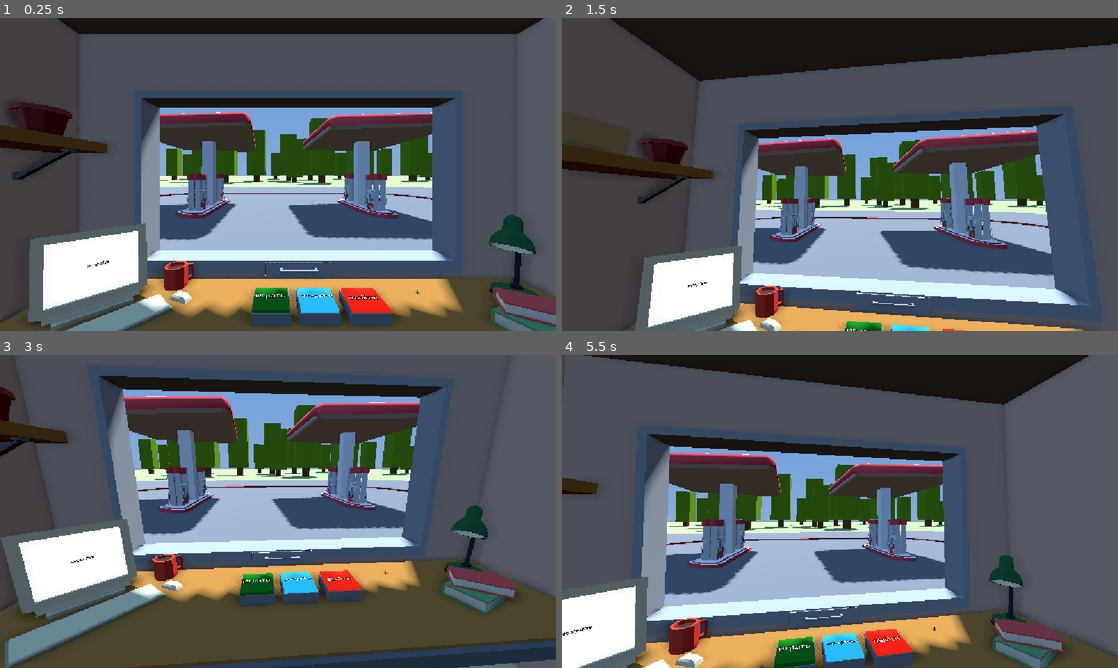
Above: before the commit, frames 1-4 (two rows, left to right).
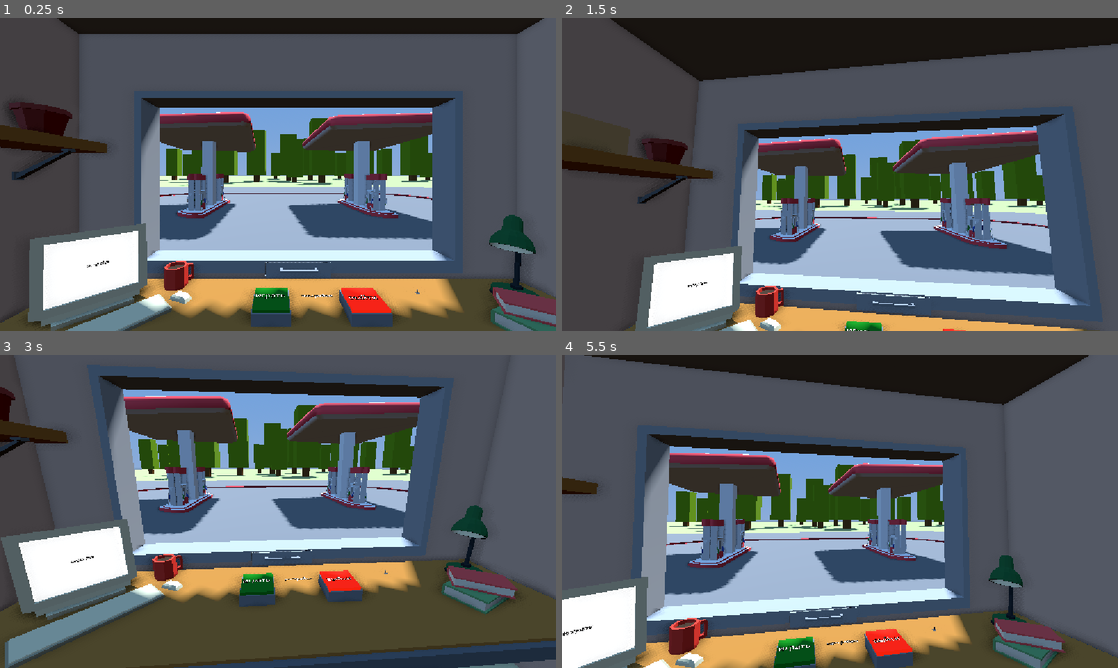
Above: after the commit, the same moments.

Repository: RolicsVin/AZS
Game: Godot game, scene res://scenes/menu.tscn
Two runs of this game, one before a commit and one after it. Both use one fixed random seed, a clock stepped at 60 frames per second and the inputs below.
Inputs (mouse positions are in pixels of both pictures, inside the frame that each line leads up to):
- Up to frame 1 (0.25 s): no input
- Up to frame 2 (1.5 s): tap Enter (ui_accept) at 0.5, 0.77 s; move the mouse to (962, 158) at 0.52 s; hold Right (ui_right) 0.53-1.28 s; click (962, 158) at 0.6 s; move the mouse to (728, 190) at 1.27 s; hold Down (ui_down) from 1.28 s (still down); click (728, 190) at 1.35 s
- Up to frame 3 (3 s): tap Enter (ui_accept) at 1.52 s; move the mouse to (333, 442) at 2.02 s; release Down (ui_down) at 2.03 s; hold Right (ui_right) 2.03-2.78 s; click (333, 442) at 2.1 s; move the mouse to (250, 574) at 2.77 s; hold Up (ui_up) from 2.78 s (still down); click (250, 574) at 2.85 s
- Up to frame 4 (5.5 s): tap Enter (ui_accept) at 3.02, 3.77, 4.52 s; move the mouse to (1006, 558) at 3.52 s; release Up (ui_up) at 3.53 s; hold Left (ui_left) 3.53-5.03 s; click (1006, 558) at 3.6 s; move the mouse to (673, 464) at 4.27 s; click (673, 464) at 4.35 s; move the mouse to (867, 511) at 5.02 s; hold Down (ui_down) from 5.03 s (still down); click (867, 511) at 5.1 s

The runs differ from the first frame. In frame 1, 1.0% of the frame differs, in the area x 52-62%, y 86-99%; in frame 2, 0.1%; in frame 3, 0.7%; in frame 4, 0.9%.

Commit message:
Make Play2 a click-only settings area

Diff:
--- a/scenes/menu.tscn
+++ b/scenes/menu.tscn
@@ -31,6 +31,7 @@
 [ext_resource type="ArrayMesh" uid="uid://bm7a2fwvpu1ml" path="res://assets/models/azs/Cube_102.res" id="29_al2sc"]
 [ext_resource type="ArrayMesh" uid="uid://dy5t6o4ol0qy6" path="res://assets/models/azs/Cube_099.res" id="30_ygt0d"]
 [ext_resource type="Script" uid="uid://sod803kv4dsw" path="res://scenes/camera_3d.gd" id="31_a04p5"]
+[ext_resource type="Script" path="res://scenes/play2.gd" id="32_play2"]
 
 [sub_resource type="BoxShape3D" id="BoxShape3D_mhnvy"]
 size = Vector3(0.39093018, 0.10107422, 0.38110352)
@@ -137,8 +138,7 @@
 
 [node name="Play2" type="Area3D" parent="Buttons" unique_id=2103994248]
 transform = Transform3D(1, 0, 0, 0, 1, 0, 0, 0, 1, 0.28959584, 1.2177023, -0.5023145)
-script = ExtResource("2_mhnvy")
-metadata/_custom_type_script = "uid://bgmdgnweoav8o"
+script = ExtResource("32_play2")
 
 [node name="Label3D2" type="Label3D" parent="Buttons/Play2" unique_id=1068359963]
 transform = Transform3D(-9.8550075e-09, 0.22545618, 4.3711385e-08, -0.2254563, -9.855002e-09, -4.3711385e-08, -9.8550075e-09, -9.855002e-09, 0.99999994, -0.0058214366, -0.013288736, 0.078398466)
@@ -148,16 +148,6 @@
 [node name="CollisionShape3D" type="CollisionShape3D" parent="Buttons/Play2" unique_id=1840560941]
 transform = Transform3D(1, 0, 0, 0, -4.371139e-08, -1, 0, 1, -4.371139e-08, 0, -0.009124041, 0.009124041)
 shape = SubResource("BoxShape3D_mhnvy")
-
-[node name="MeshInstance3D" type="MeshInstance3D" parent="Buttons/Play2" unique_id=1560053598]
-transform = Transform3D(1, 0, 0, 0, -4.371139e-08, -1, 0, 1, -4.371139e-08, 0, -0.009124041, 0.009124041)
-mesh = SubResource("BoxMesh_4ytvr")
-surface_material_override/0 = SubResource("StandardMaterial3D_mhnvy")
-
-[node name="MeshInstance3D2" type="MeshInstance3D" parent="Buttons/Play2" unique_id=1506516963]
-transform = Transform3D(1.06, 0, 0, 0, -4.633407e-08, -1.06, 0, 1.06, -4.633407e-08, 0, -0.009124041, -0.01824832)
-mesh = SubResource("BoxMesh_4ytvr")
-surface_material_override/0 = SubResource("StandardMaterial3D_v86rl")
 
 [node name="Play3" type="Area3D" parent="Buttons" unique_id=1761434353]
 transform = Transform3D(1, 0, 0, 0, 1, 0, 0, 0, 1, 0.28959584, 0.7182912, -0.50231457)
